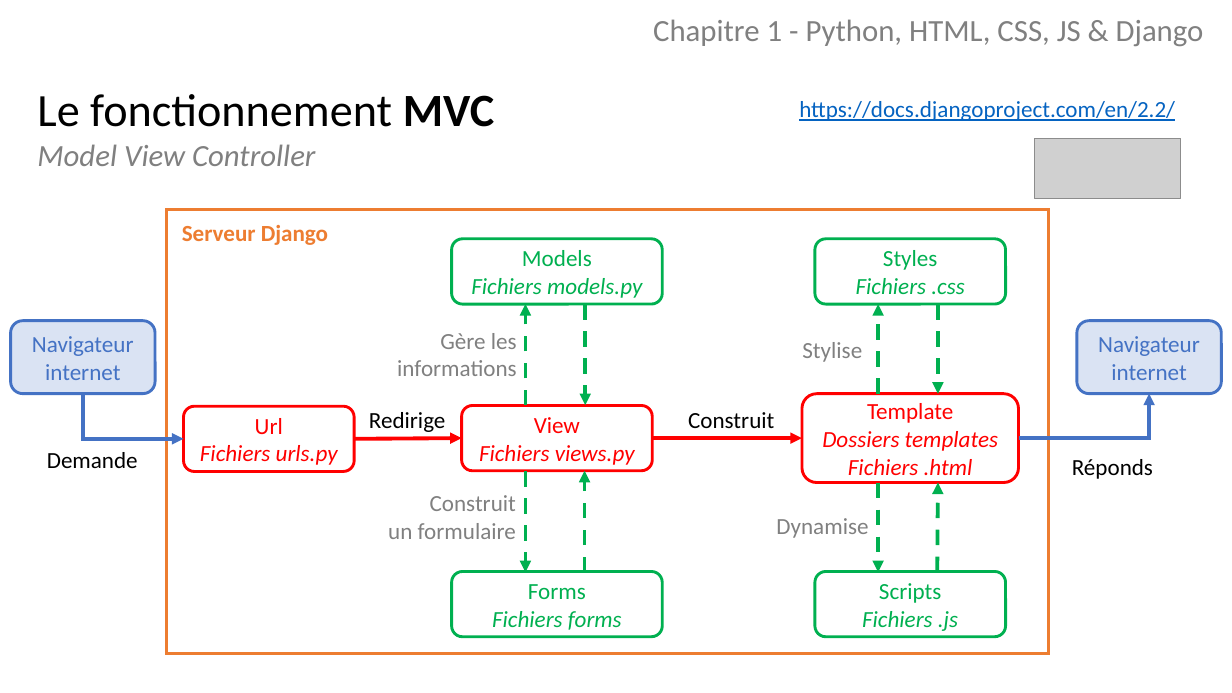
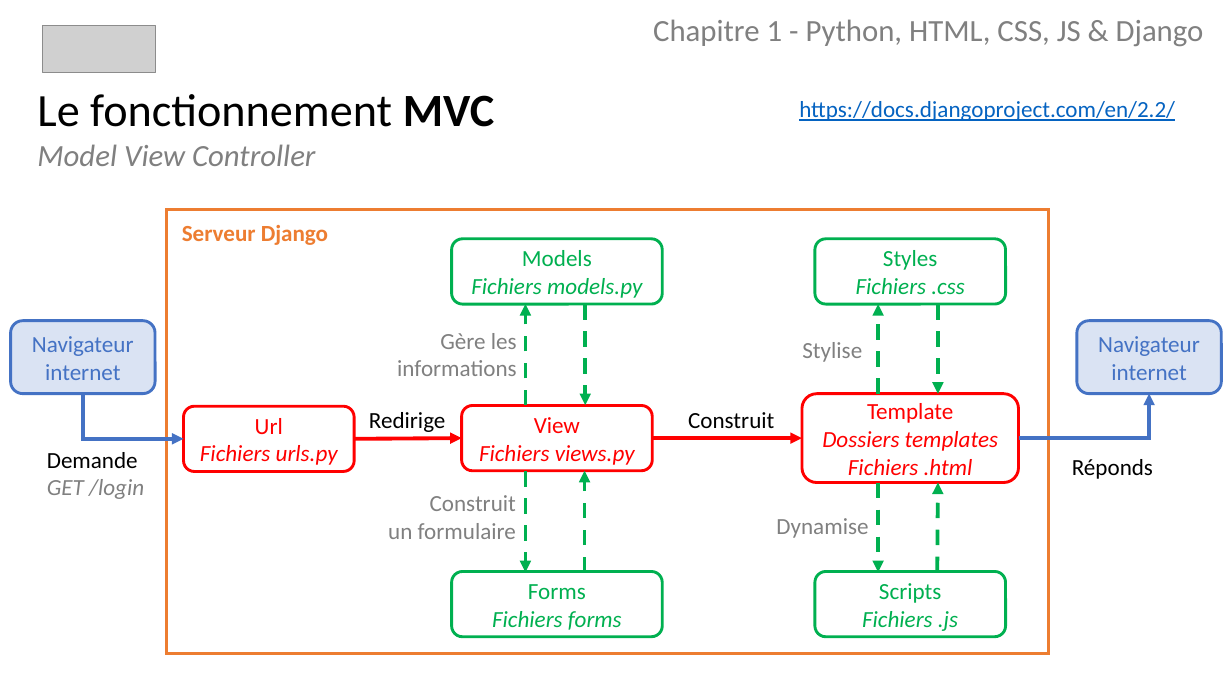
Before and after one commit to borgia-app/Borgia-docs, a slide deck: slide 10 of presentations/Python.pptx. Drawn at 1232x693 pixels with LibreOffice and Linux fonts; fonts in the diff are those of the drawing; grey boxes stand for pictures. Boxes give left, top, right and bottom in pixels: in the first picture for what was removed or moved away, otherwise in the second. Text is boxed around its words. In the diff, an @@ line names an element or a change of style, - is before the commit and + after.

```diff
--- a/presentations/Python.pptx
+++ b/presentations/Python.pptx
@@ picture: place and size @@
-picture at <box>1035,139,1181,199</box>
+picture at <box>43,26,156,73</box>
@@ text at <box>47,479,144,499</box>: paragraph added @@
+GET /login
```
Also in this commit, not shown: 15 other slides changed, 1 slide added, 1 slide removed.
